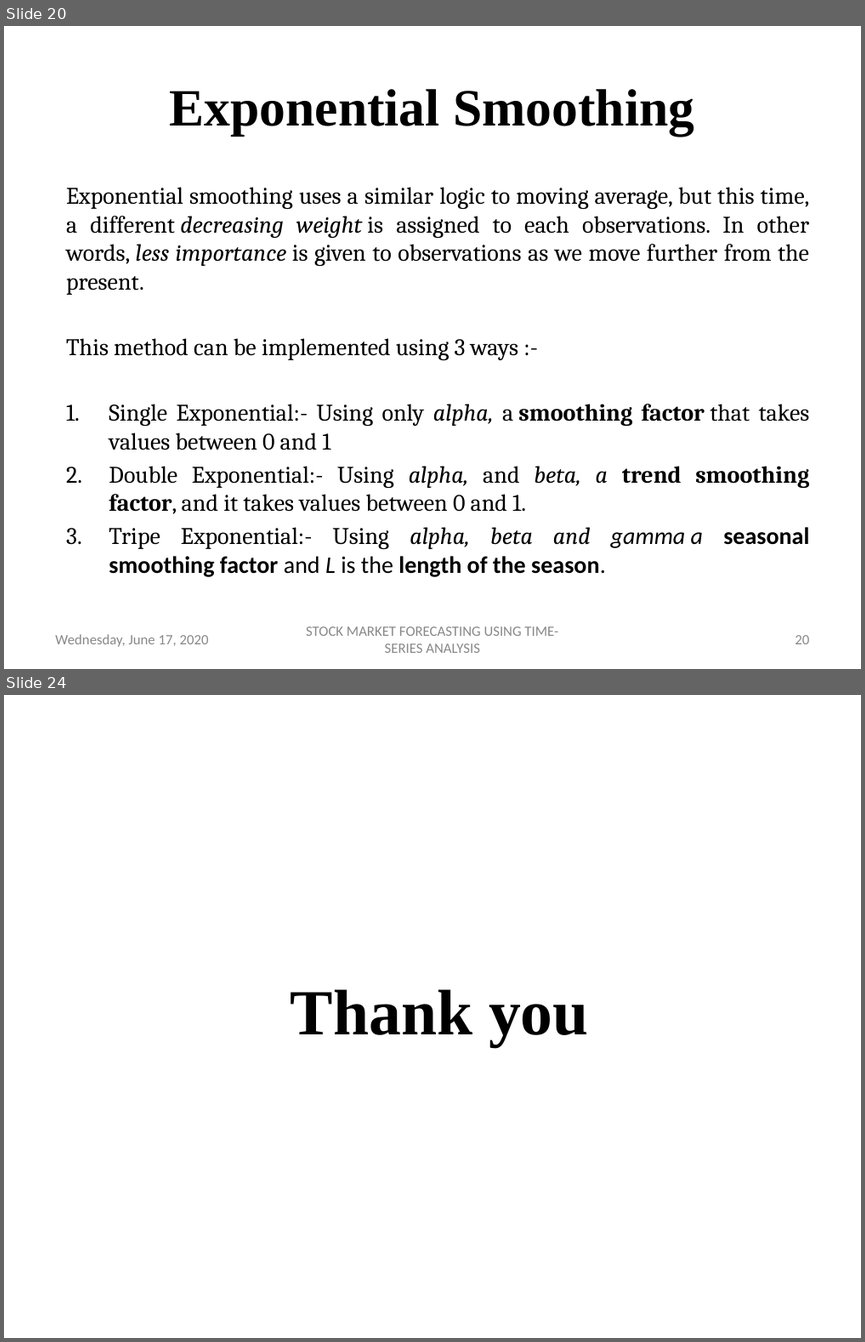
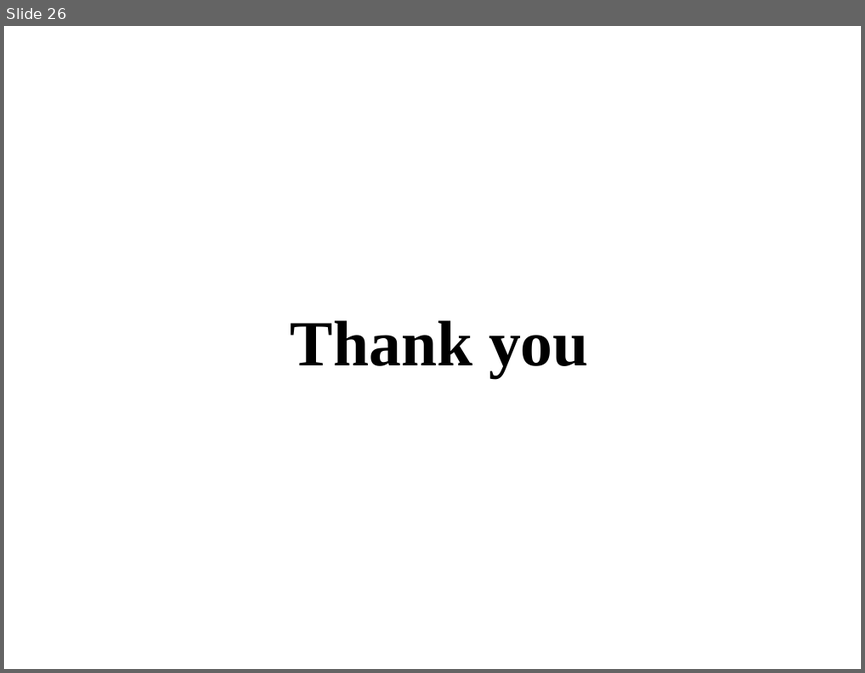
Before and after one commit to dipanshuagarwal/Stock-Market-Forecasting, a slide deck: Meetings/TIP - 10-06-2020.pptx. Shown one above the other, each under a label of ours: slides 20 and 24 before the commit, slide 26 after it; the slides between them are not shown. The pictures are 865x1342 and 865x673 pixels, drawn with LibreOffice and Linux fonts; fonts in the diff are those of the drawing; background and template pictures are left out. Boxes give left, top, right and bottom in pixels: in the first picture for what was removed or moved away, otherwise in the second. Text is boxed around its words. In the diff, an @@ line names an element or a change of style, - is before the commit and + after.

```diff
--- a/Meetings/TIP - 10-06-2020.pptx
+++ b/Meetings/TIP - 10-06-2020.pptx
@@ slide 20 removed at (x1=4, y1=26, x2=861, y2=669), background picture (left out) @@
@@ title removed at (x1=170, y1=89, x2=694, y2=136) @@
-Exponential Smoothing
@@ text removed at (x1=66, y1=187, x2=810, y2=577) @@
-Exponential smoothing uses a similar logic to moving average, but this time, a different decreasing weight is assigned to each observations. In other words, less importance is given to observations as we move further from the present.
-This method can be implemented using 3 ways :-
-1. Single Exponential:- Using only alpha, a smoothing factor that takes values between 0 and 1
-2. Double Exponential:- Using alpha, and beta, a trend smoothing factor, and it takes values between 0 and 1.
-3. Tripe Exponential:- Using alpha, beta and gamma a seasonal smoothing factor and L is the length of the season.
@@ text removed at (x1=55, y1=634, x2=209, y2=646) @@
-Wednesday, June 17, 2020
@@ text removed at (x1=306, y1=626, x2=558, y2=652) @@
-STOCK MARKET FORECASTING USING TIME-SERIES ANALYSIS
@@ page number removed at (x1=794, y1=635, x2=809, y2=644) @@
-20
@@ what was slide 24 is now slide 26 @@
```
Also in this commit, not shown: 19 slides changed, 5 slides added, 2 other slides removed, 17 other files.
